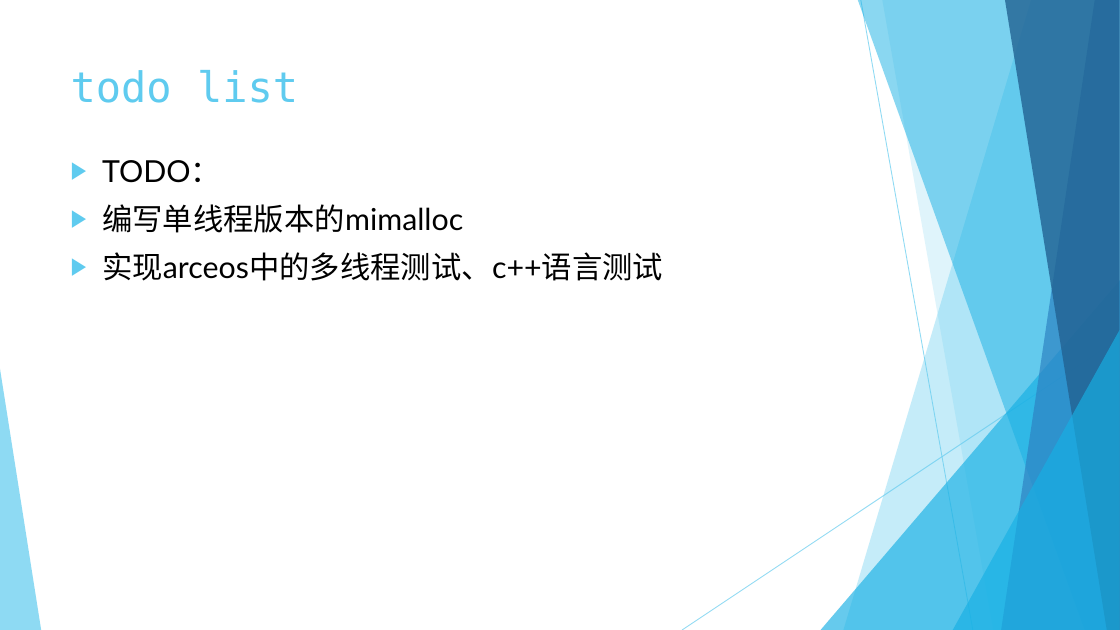
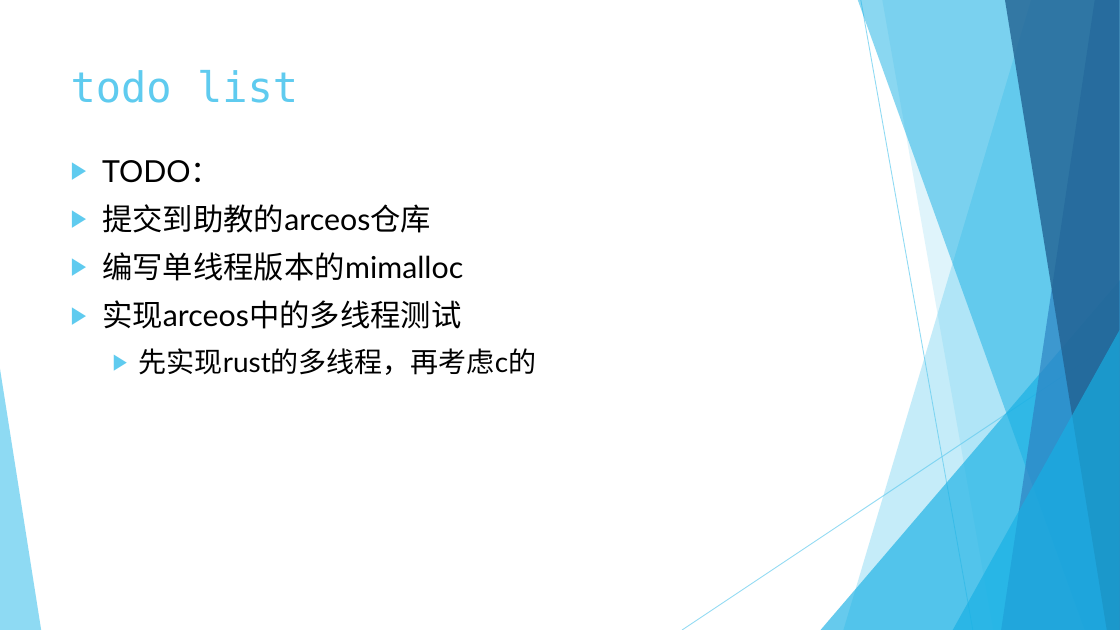
Before and after one commit to rcore-os/mem_malloc_subsystem, a slide deck: slide 8 of slides/week13.pptx. Drawn at 1120x630 pixels with LibreOffice and Linux fonts; fonts in the diff are those of the drawing. Boxes give left, top, right and bottom in pixels: in the first picture for what was removed or moved away, otherwise in the second. Text is boxed around its words. In the diff, an @@ line names an element or a change of style, - is before the commit and + after.

```diff
--- a/slides/week13.pptx
+++ b/slides/week13.pptx
@@ text at (x1=102, y1=204, x2=431, y2=233): paragraph added @@
+▶ 提交到助教的arceos仓库
@@ text at (x1=102, y1=300, x2=536, y2=375): text changed; size 26 to 24 pt @@
-▶ 实现arceos中的多线程测试、c++语言测试
+▶ 实现arceos中的多线程测试
+  ▶ 先实现rust的多线程，再考虑c的
```
Also in this commit, not shown: 1 other slide changed.
